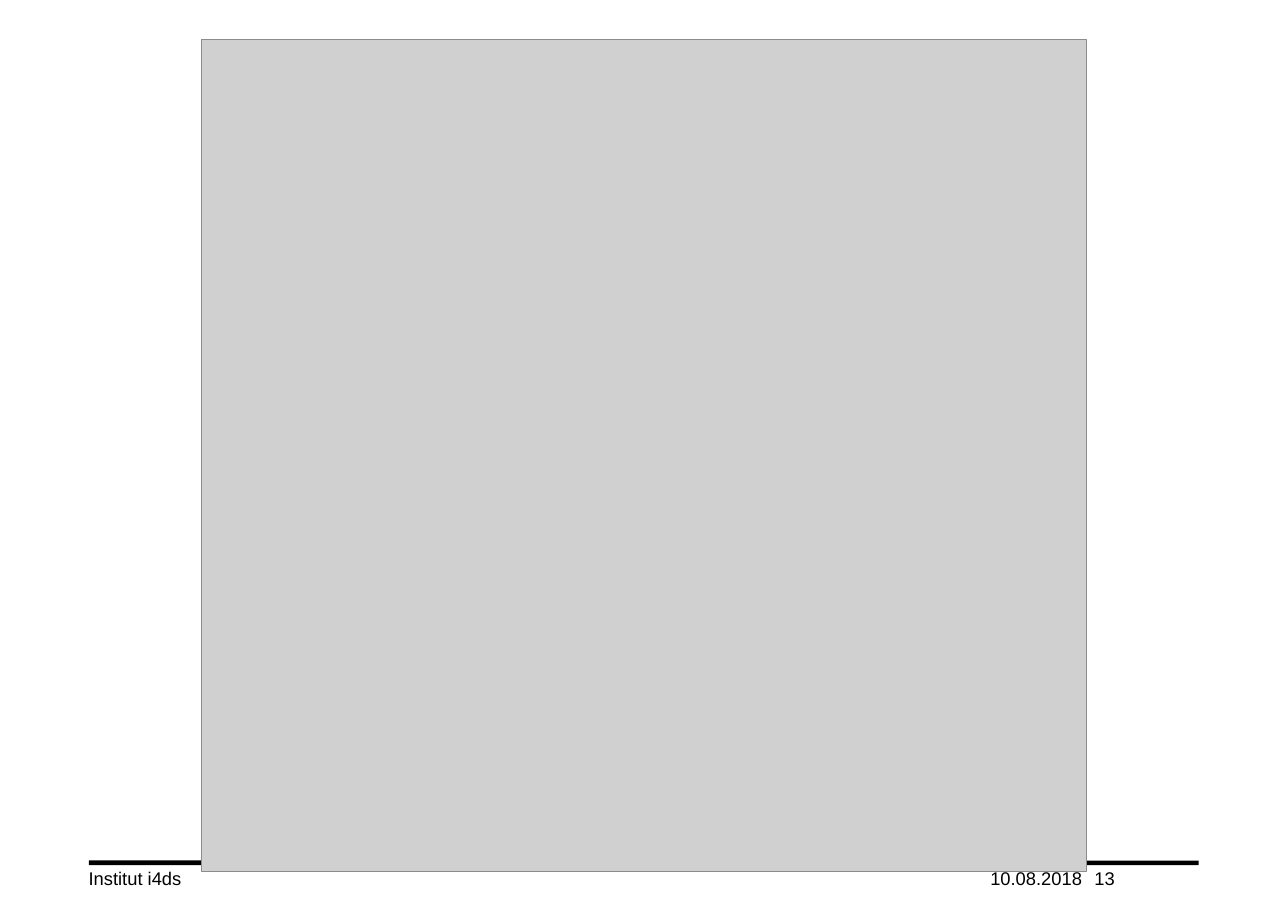
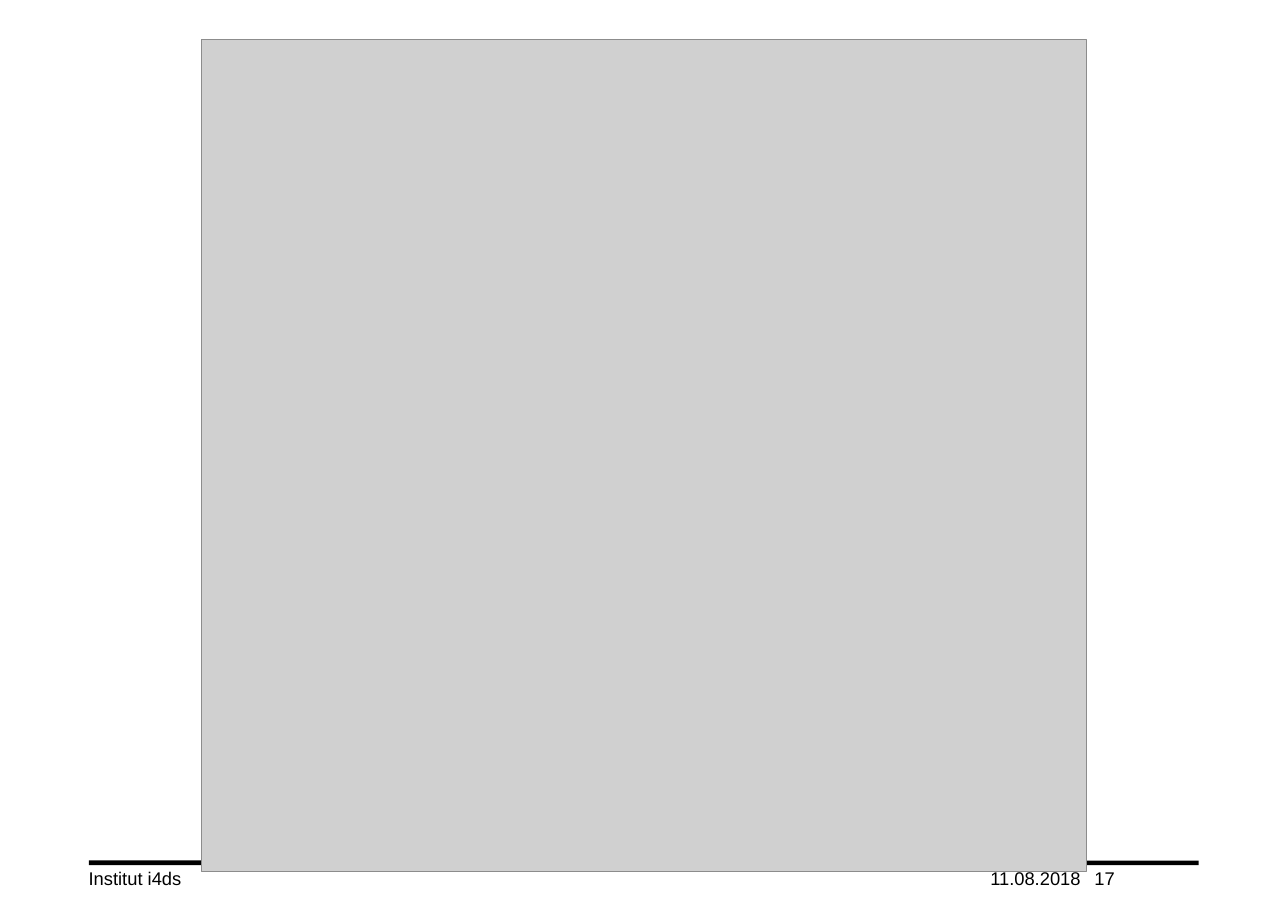
Before and after one commit to lord-blueberry/p7-doc, a slide deck: slide 17 of ppt/praes.pptx (slide 13 before the commit). Drawn at 1288x911 pixels with LibreOffice and Linux fonts; fonts in the diff are those of the drawing; grey boxes stand for pictures; background and template pictures are left out. Boxes give left, top, right and bottom in pixels: in the first picture for what was removed or moved away, otherwise in the second. Text is boxed around its words. In the diff, an @@ line names an element or a change of style, - is before the commit and + after.

```diff
--- a/ppt/praes.pptx
+++ b/ppt/praes.pptx
@@ text at bbox=[990, 870, 1080, 885]: text changed @@
-10.08.2018
+11.08.2018
@@ page number at bbox=[1094, 872, 1114, 885]: text changed @@
-13
+17
```
Also in this commit, not shown: 12 other slides changed, 4 slides added, 5 other files.
